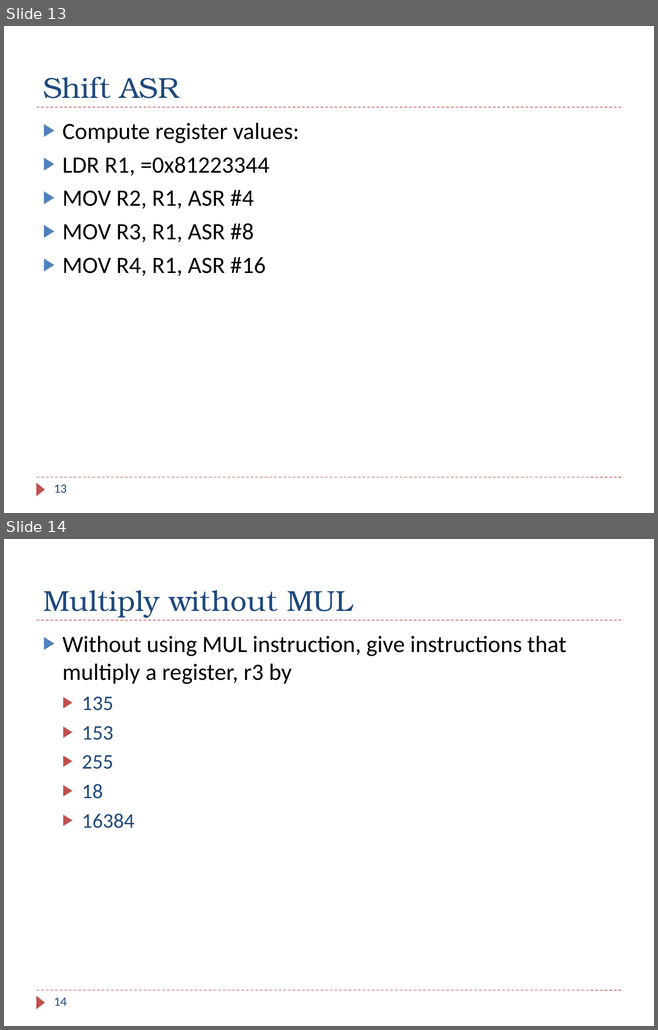
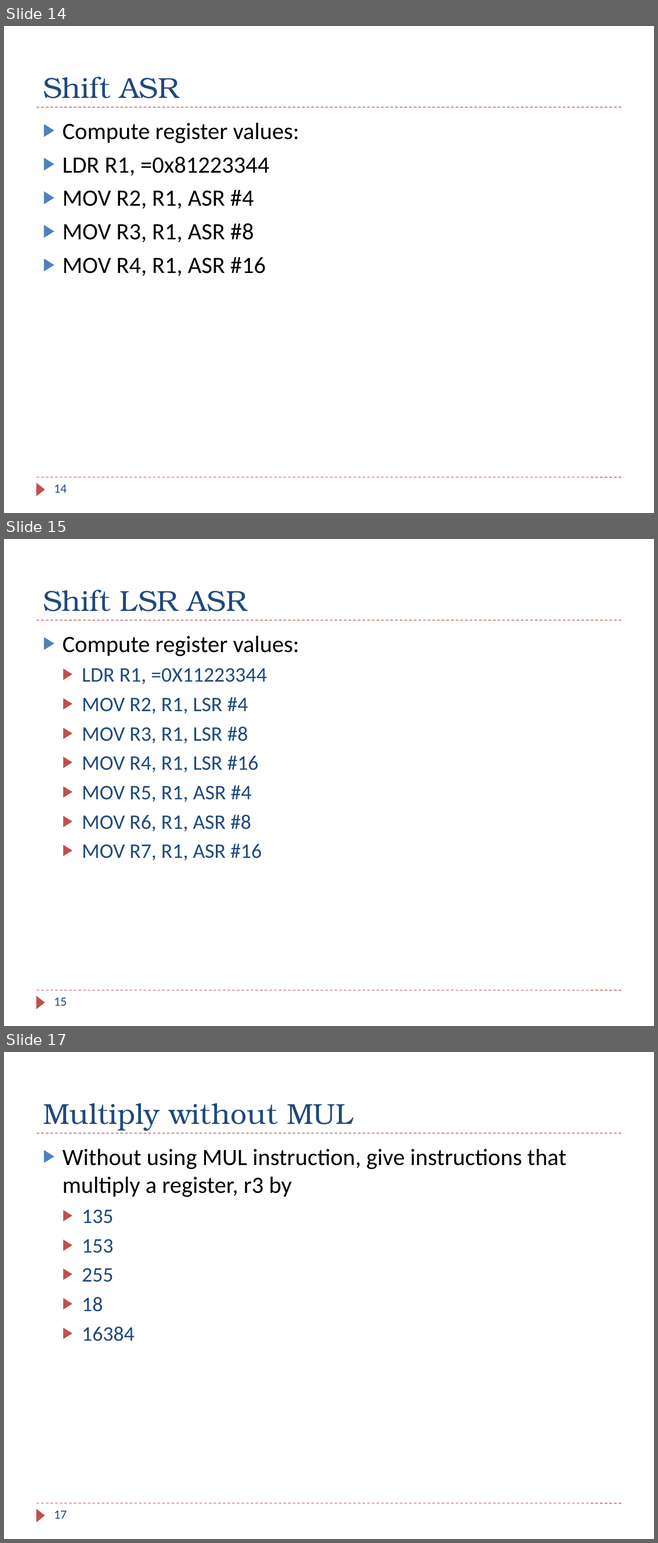
Before and after one commit to guhofstra/CSC111Fa25, a slide deck: PPTs/Ch4_ARM_Arithmetic_Logic_Exercises.pptx. Shown one above the other, each under a label of ours: slides 13 and 14 before the commit, slides 14, 15 and 17 after it; the slides between them are not shown. The pictures are 658x1030 and 658x1543 pixels, drawn with LibreOffice and Linux fonts; fonts in the diff are those of the drawing. Boxes give left, top, right and bottom in pixels: in the first picture for what was removed or moved away, otherwise in the second. Text is boxed around its words. In the diff, an @@ line names an element or a change of style, - is before the commit and + after.

```diff
--- a/PPTs/Ch4_ARM_Arithmetic_Logic_Exercises.pptx
+++ b/PPTs/Ch4_ARM_Arithmetic_Logic_Exercises.pptx
@@ slide 15 added at (4, 539, 654, 1026), background #FFFFFF; not listed: 3 template elements that a slide beside it also shows @@
@@ title added at (43, 589, 247, 611), 32 pt, text #1F497D @@
+Shift LSR ASR
@@ text added at (63, 636, 299, 861), 23 pt, text #1F497D @@
+▶ Compute register values:
+  ▶ LDR R1, =0X11223344
+  ▶ MOV R2, R1, LSR #4
+  ▶ MOV R3, R1, LSR #8
+  ▶ MOV R4, R1, LSR #16
+  ▶ MOV R5, R1, ASR #4
+  ▶ MOV R6, R1, ASR #8
+  ▶ MOV R7, R1, ASR #16
@@ page number added at (54, 998, 67, 1006), 14 pt, text #1F497D @@
+15
@@ what was slide 13 is now slide 14 @@
@@ page number at (54, 485, 67, 493): text changed @@
-13
+14
@@ what was slide 14 is now slide 17 @@
@@ page number at (54, 1511, 67, 1519): text changed @@
-14
+17
```
Also in this commit, not shown: 2 other slides added, 6 other files.
